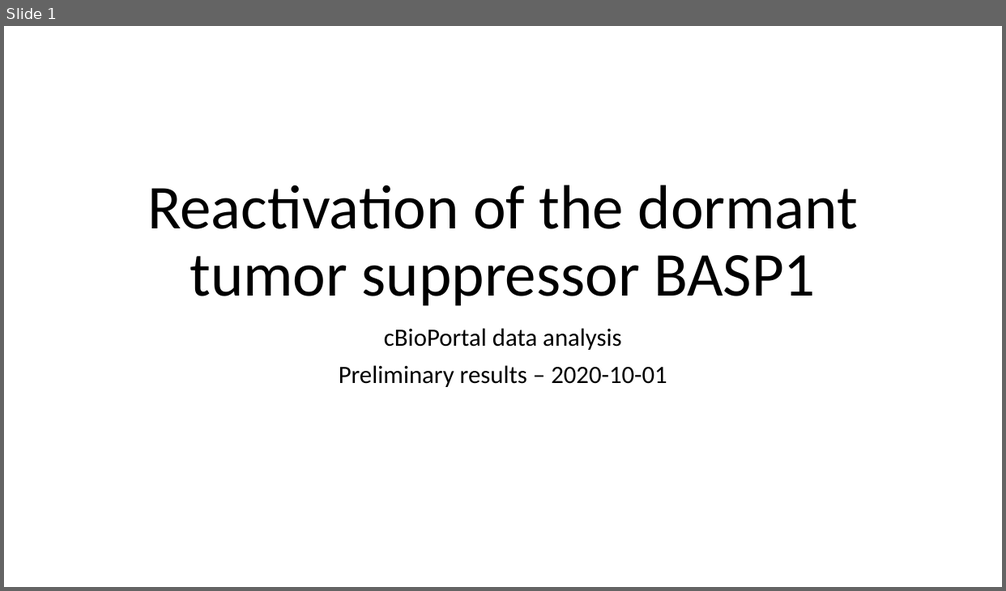
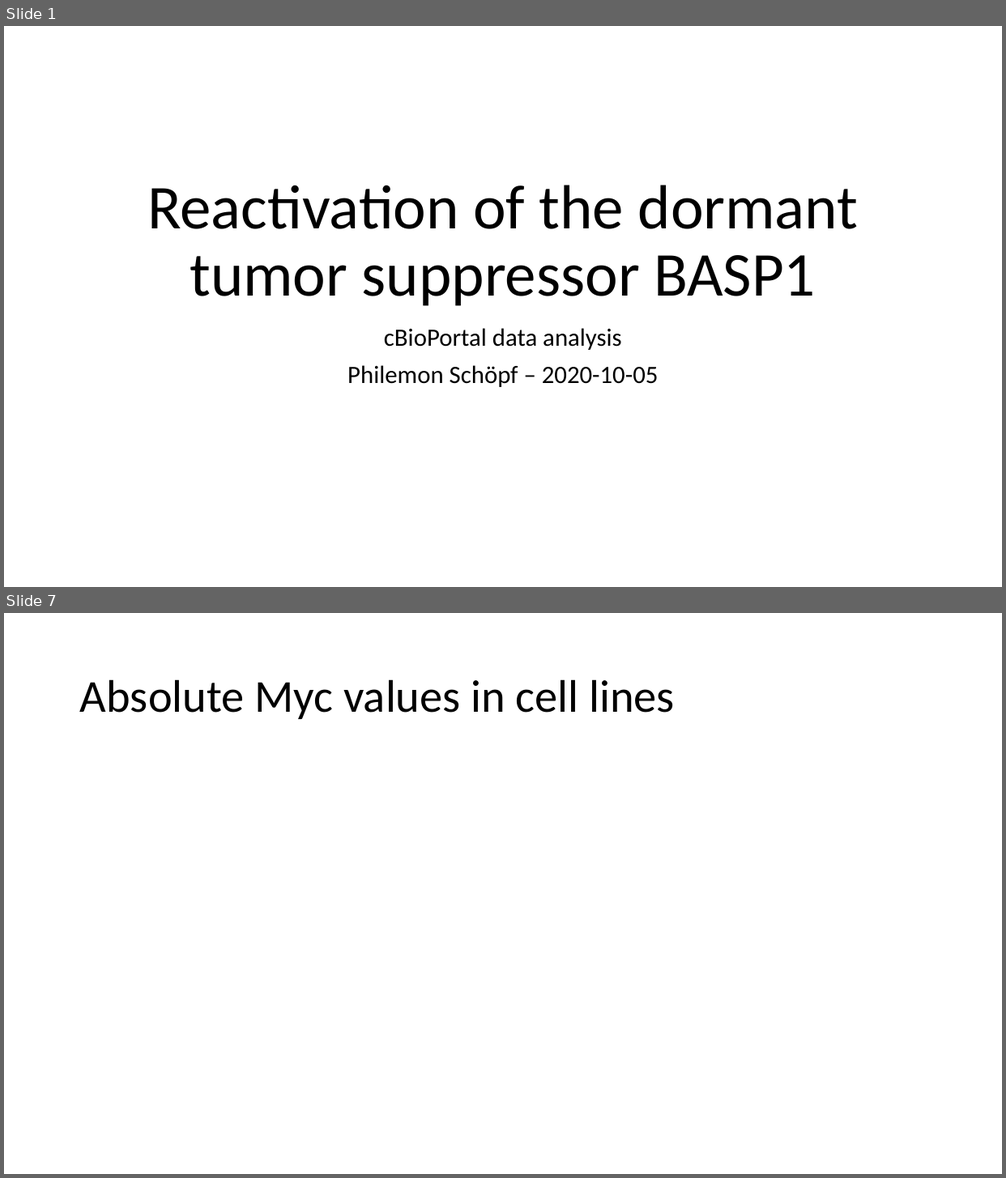
Before and after one commit to phschoepf/rnaRatio, a slide deck: presentation.pptx. Shown one above the other, each under a label of ours: slide 1 before the commit, slides 1 and 7 after it; the slides between them are not shown. The pictures are 1006x591 and 1006x1178 pixels, drawn with LibreOffice and Linux fonts; fonts in the diff are those of the drawing. Boxes give left, top, right and bottom in pixels: in the first picture for what was removed or moved away, otherwise in the second. Text is boxed around its words. In the diff, an @@ line names an element or a change of style, - is before the commit and + after.

```diff
--- a/presentation.pptx
+++ b/presentation.pptx
@@ slide 7 added at [4,613,1002,1174], background #FFFFFF @@
@@ title added at [80,679,675,719], 44 pt, text #000000 @@
+Absolute Myc values in cell lines
@@ slide 1 changed as well @@
@@ subtitle at [347,365,658,387]: text changed @@
-Preliminary results – 2020-10-01
+Philemon Schöpf – 2020-10-05
```
Also in this commit, not shown: 8 other slides added, 1 slide removed, 21 other files.
